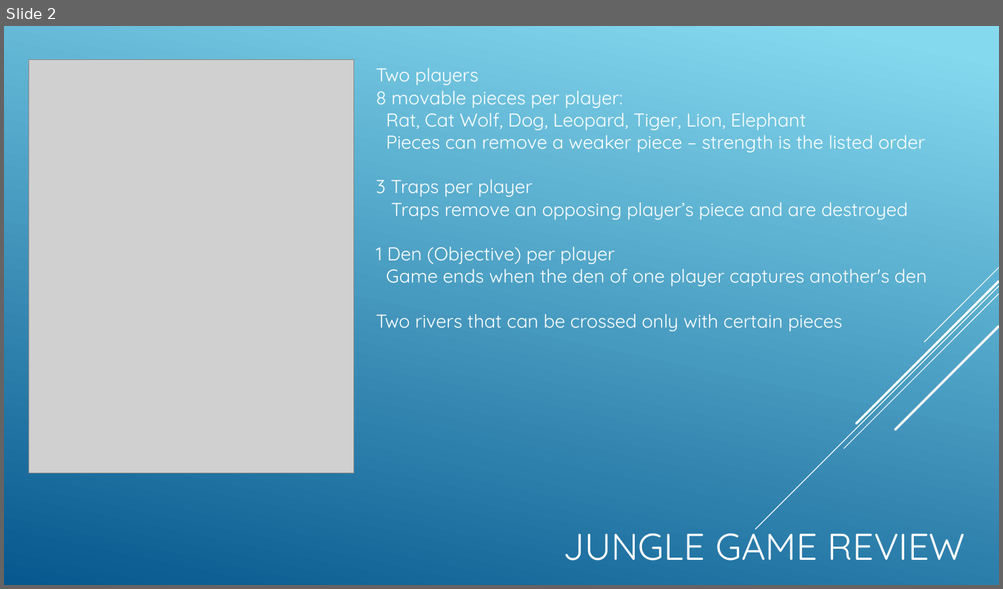
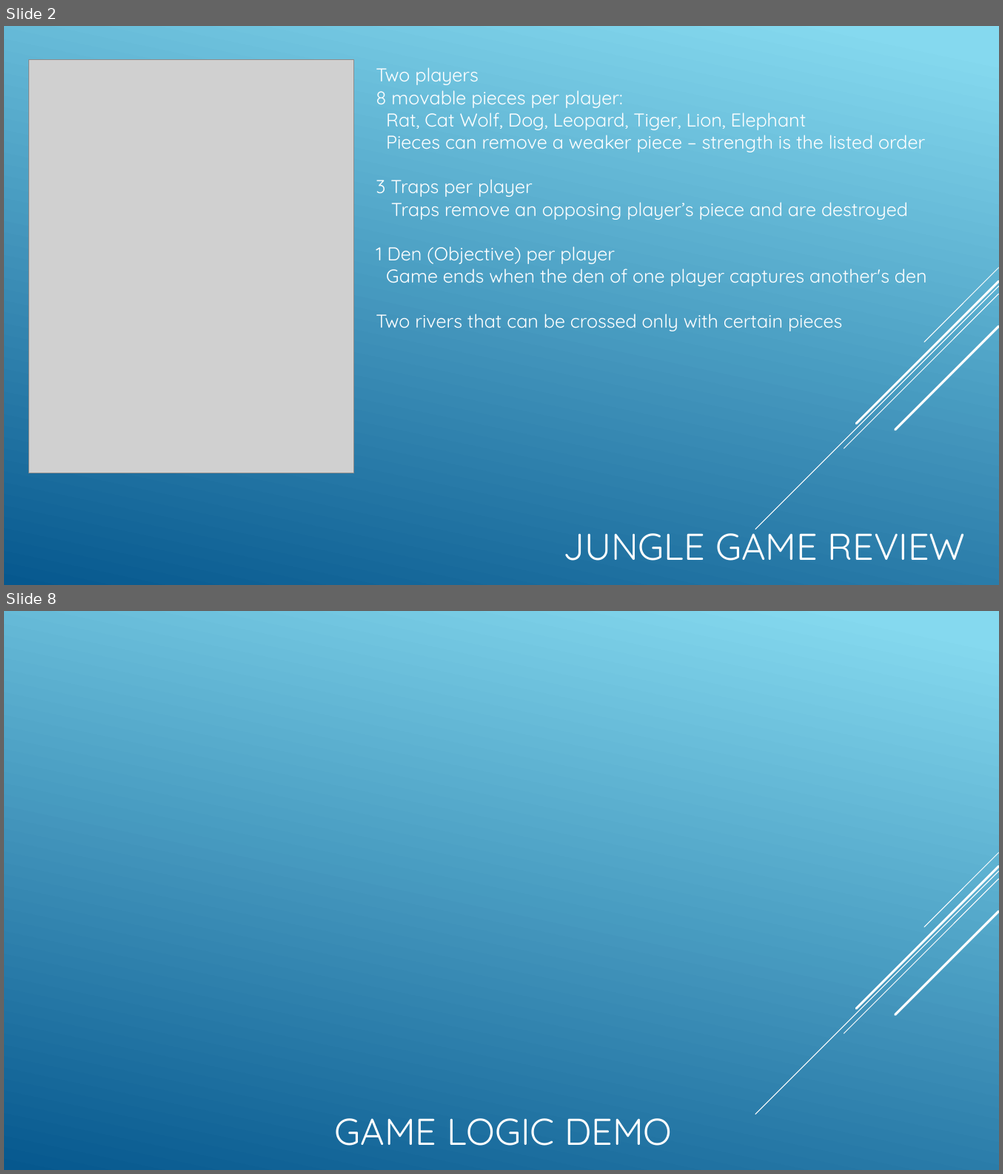
Before and after one commit to cs414-C-Team/cs414-f18-001-C-Team, a slide deck: presentations/P3_presentation .pptx. Shown one above the other, each under a label of ours: slide 2 before the commit, slides 2 and 8 after it; the slides between them are not shown. The pictures are 1003x589 and 1003x1174 pixels, drawn with LibreOffice and Linux fonts; fonts in the diff are those of the drawing; grey boxes stand for pictures. Boxes give left, top, right and bottom in pixels: in the first picture for what was removed or moved away, otherwise in the second. Text is boxed around its words. In the diff, an @@ line names an element or a change of style, - is before the commit and + after.

```diff
--- a/presentations/P3_presentation .pptx
+++ b/presentations/P3_presentation .pptx
@@ slide 8 added at bbox=[4, 611, 999, 1170], background gradient #86D9EF to #06588E; not listed: 5 template elements that a slide beside it also shows @@
@@ title added at bbox=[334, 1119, 671, 1146], 36 pt, text #FFFFFF @@
+GAME LOGIC DEMO
```
Also in this commit, not shown: 4 slides changed, 2 other slides added, 2 other files.
